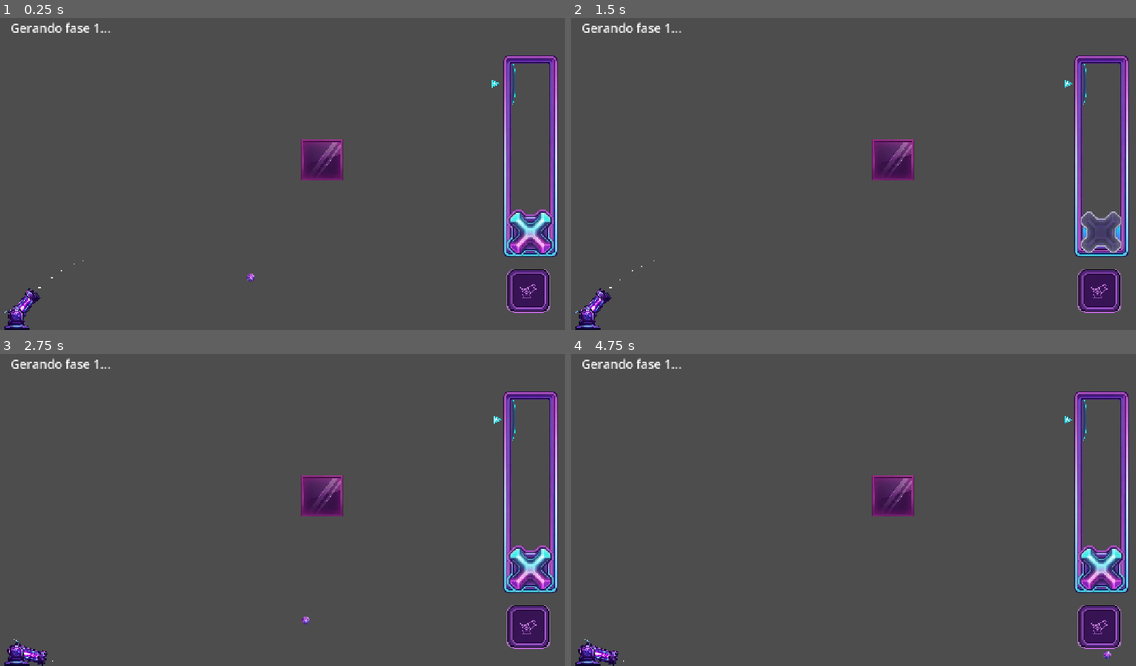
Above: before the commit, frames 1-4 (two rows, left to right).
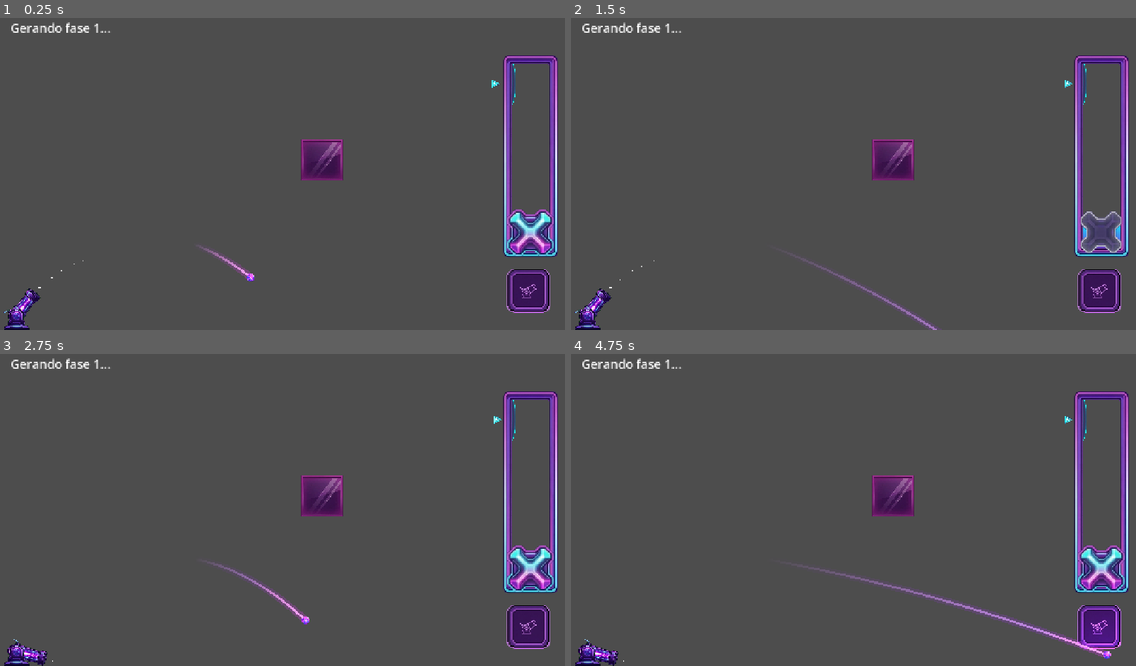
Above: after the commit, the same moments.

Repository: Zidan-09/Arc-Impact
Game: Godot game, scene res://components/cannon-controller/CannonController.tscn
Same seed, same stepped clock (60 frames per second), same inputs: the game is played once before the commit and once after it. This scene is started directly instead of the project's main scene.
Inputs (mouse positions are in pixels of both pictures, inside the frame that each line leads up to):
- Up to frame 1 (0.25 s): no input
- Up to frame 2 (1.5 s): click (1102, 289) at 0.5 s; tap Enter at 1.25 s; drag from (1102, 230) to (593, 308) at 1.27 s
- Up to frame 3 (2.75 s): drag from (452, 553) to (22, 644) at 2.02 s
- Up to frame 4 (4.75 s): move the mouse to (684, 460) at 2.77 s; hold Left 2.78-3.5 s; tap R at 2.85, 4.35 s; drag from (881, 506) to (842, 575) at 3.52 s; move the mouse to (768, 428) at 4.27 s; hold Down from 4.28 s (still down)

The runs differ from the first frame. In frame 1, 0.2% of the frame differs, in the area x 35-45%, y 72-85%; in frame 2, 0.3%; in frame 3, 0.3%; in frame 4, 1.7%, in the area x 41-98%, y 67-98%.

Commit message:
feat(bullet): implemented a bullet trail

Diff:
--- a/components/bullet/bullet.gd
+++ b/components/bullet/bullet.gd
@@ -20,8 +20,14 @@
 
 @onready var hit_detector: Area2D = $HitDetector
 
+var trail: BulletTrail
+
 func _ready() -> void:
 	hit_detector.body_entered.connect(_on_hit_detector_body_entered)
+	trail = BulletTrail.new()
+	trail.follow_target = self
+	trail.add_to_group("bullet_trails")
+	get_parent().add_child(trail)
 
 
 ## Ajusta o tamanho do bullet na mesma proporção do canhão.
--- /dev/null
+++ b/components/bullet/bullet_trail.gd
@@ -0,0 +1,134 @@
+class_name BulletTrail
+extends Node2D
+
+@export var trail_color := Color(0.66, 0.2, 1.0, 1.0)
+@export var core_color := Color(0.85, 0.6, 1.0, 1.0)
+@export var trail_width := 5.0
+@export var glow_width_mult := 3.2
+@export var glow_alpha := 0.28
+@export var max_points := 48
+@export var point_spacing := 8.0
+@export var trail_lifetime := 10.0
+@export var fade_time := 1.5
+@export var light_energy := 0.7
+@export var light_radius := 160.0
+
+var follow_target: Node2D
+
+var _core: Line2D
+var _glow: Line2D
+var _light: PointLight2D
+var _age := 0.0
+var _gone := false
+var _fade_age := 0.0
+var _gone_from := 1.0
+var _trim_acc := 0.0
+var _trim_rate := 0.0
+
+
+func _ready() -> void:
+	z_index = 1
+	_glow = _make_line(trail_color, glow_alpha, trail_width * glow_width_mult)
+	_core = _make_line(core_color, 1.0, trail_width)
+	add_child(_glow)
+	add_child(_core)
+	_light = PointLight2D.new()
+	_light.color = trail_color
+	_light.energy = light_energy
+	_light.texture = _make_light_texture()
+	_light.texture_scale = light_radius / 64.0
+	add_child(_light)
+
+
+func _process(delta: float) -> void:
+	if _gone:
+		_update_gone(delta)
+		return
+	if not is_instance_valid(follow_target) or _age >= trail_lifetime:
+		_begin_gone()
+		return
+	_age += delta
+	_track()
+	var fade_start := trail_lifetime - fade_time
+	var alpha := 1.0
+	if _age > fade_start:
+		alpha = 1.0 - (_age - fade_start) / maxf(fade_time, 0.01)
+	_apply_alpha(clampf(alpha, 0.0, 1.0))
+
+
+func _track() -> void:
+	var pos := to_local(follow_target.global_position)
+	var count := _core.points.size()
+	if count == 0:
+		global_position = follow_target.global_position
+		pos = Vector2.ZERO
+		count = 0
+	if count == 0 or _core.points[count - 1].distance_to(pos) >= point_spacing:
+		_core.add_point(pos)
+		_glow.add_point(pos)
+		while _core.points.size() > max_points:
+			_core.remove_point(0)
+			_glow.remove_point(0)
+	_light.position = pos
+
+
+func _begin_gone() -> void:
+	if _age >= trail_lifetime:
+		queue_free()
+		return
+	_gone = true
+	_fade_age = 0.0
+	_gone_from = _core.modulate.a
+	_trim_acc = 0.0
+	_trim_rate = float(maxi(_core.points.size(), 1)) / maxf(fade_time, 0.01)
+
+
+func _update_gone(delta: float) -> void:
+	_age += delta
+	if _age >= trail_lifetime:
+		queue_free()
+		return
+	_fade_age += delta
+	var left := _gone_from * (1.0 - _fade_age / maxf(fade_time, 0.01))
+	_apply_alpha(maxf(left, 0.0))
+	_trim_acc += _trim_rate * delta
+	while _trim_acc >= 1.0 and _core.points.size() > 0:
+		_core.remove_point(0)
+		_glow.remove_point(0)
+		_trim_acc -= 1.0
+	if _fade_age >= fade_time or _core.points.size() < 2:
+		queue_free()
+
+
+func _apply_alpha(alpha: float) -> void:
+	_core.modulate.a = alpha
+	_glow.modulate.a = alpha
+	_light.energy = light_energy * alpha
+
+
+func _make_line(color: Color, head_alpha: float, width: float) -> Line2D:
+	var line := Line2D.new()
+	line.width = width
+	line.joint_mode = Line2D.LINE_JOINT_ROUND
+	line.begin_cap_mode = Line2D.LINE_CAP_ROUND
+	line.end_cap_mode = Line2D.LINE_CAP_ROUND
+	line.antialiased = true
+	var gradient := Gradient.new()
+	gradient.set_color(0, Color(color.r, color.g, color.b, 0.0))
+	gradient.set_color(1, Color(color.r, color.g, color.b, color.a * head_alpha))
+	line.gradient = gradient
+	return line
+
+
+func _make_light_texture() -> Texture2D:
+	var gradient := Gradient.new()
+	gradient.set_color(0, Color(1.0, 1.0, 1.0, 1.0))
+	gradient.set_color(1, Color(1.0, 1.0, 1.0, 0.0))
+	var texture := GradientTexture2D.new()
+	texture.gradient = gradient
+	texture.fill = GradientTexture2D.FILL_RADIAL
+	texture.fill_from = Vector2(0.5, 0.5)
+	texture.fill_to = Vector2(1.0, 0.5)
+	texture.width = 128
+	texture.height = 128
+	return texture
--- a/screens/game.gd
+++ b/screens/game.gd
@@ -73,6 +73,8 @@
 	victory_popup.visible = false
 	for bullet in get_tree().get_nodes_in_group("bullets"):
 		bullet.queue_free()
+	for trail in get_tree().get_nodes_in_group("bullet_trails"):
+		trail.queue_free()
 	var result := FastLevelGenerator.generate(seed_value, level_number)
 	var def: LevelDefinition = result["def"]
 	if bool(result["fallback_used"]):
Not shown, added: components/bullet/bullet_trail.gd.uid
